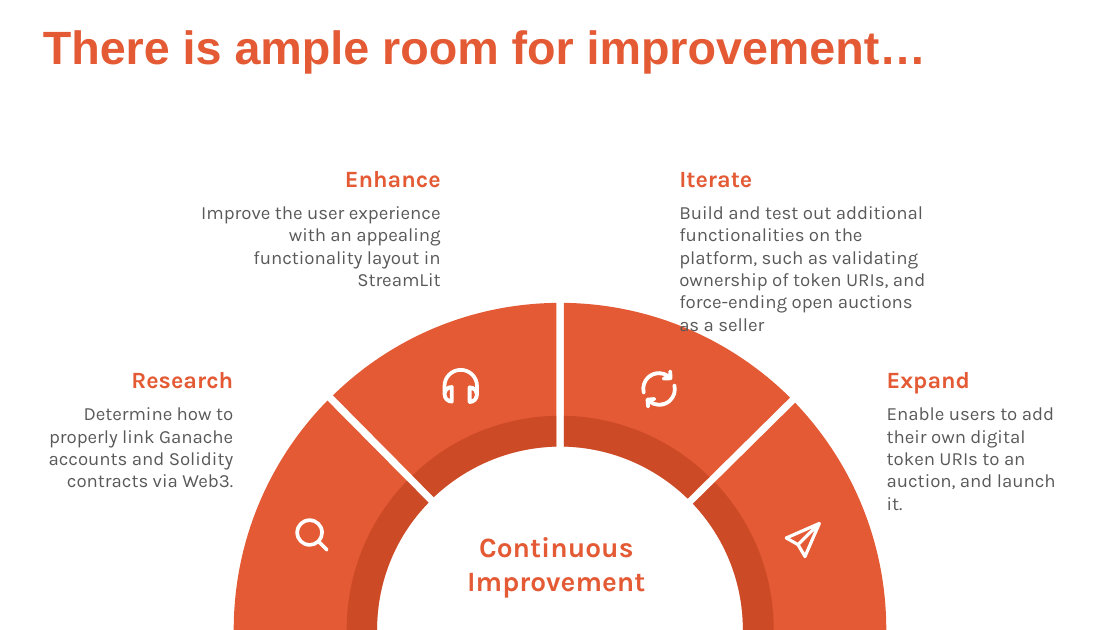
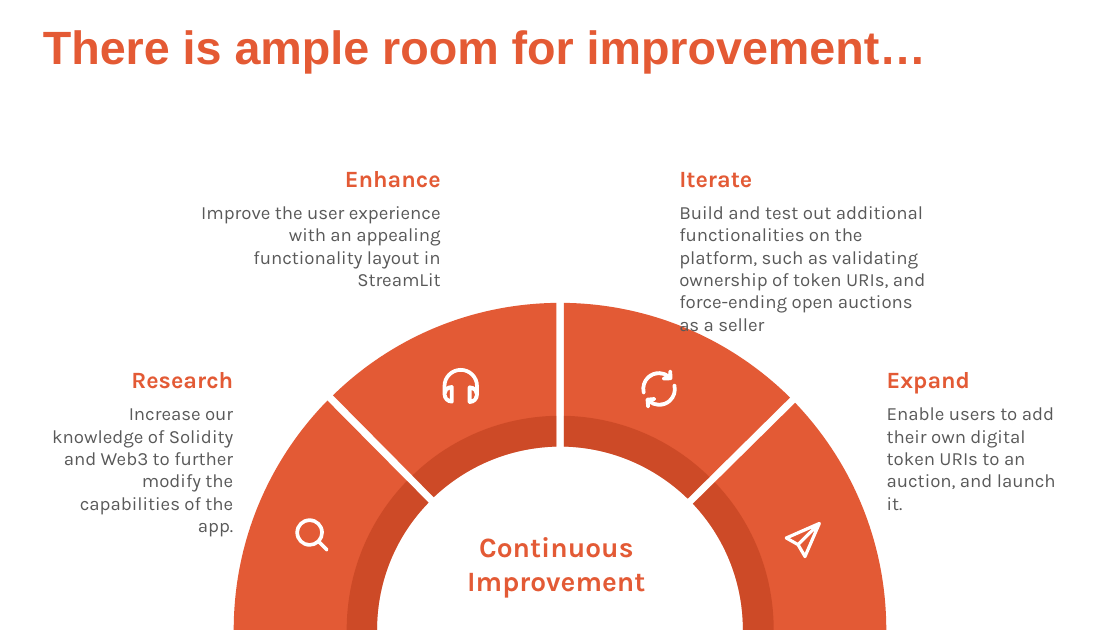
Before and after one commit to seshouan/Pixel_It, a slide deck: slide 7 of Project_3-Group_3.pptx. Drawn at 1120x630 pixels with LibreOffice and Linux fonts; fonts in the diff are those of the drawing. Boxes give left, top, right and bottom in pixels: in the first picture for what was removed or moved away, otherwise in the second. Text is boxed around its words. In the diff, an @@ line names an element or a change of style, - is before the commit and + after.

```diff
--- a/Project_3-Group_3.pptx
+++ b/Project_3-Group_3.pptx
@@ text at [52,408,233,515]: text changed @@
-Determine how to properly link Ganache accounts and Solidity contracts via Web3.
+Increase our knowledge of Solidity and Web3 to further modify the capabilities of the app.
```
Also in this commit, not shown: 1 other file.
